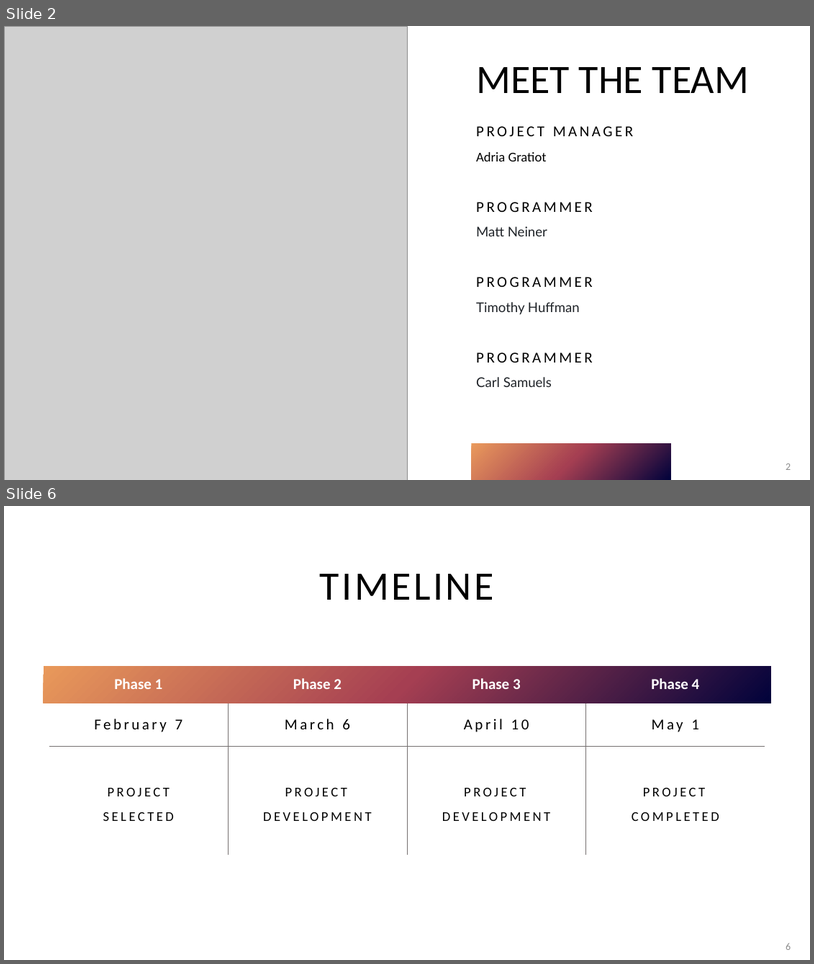
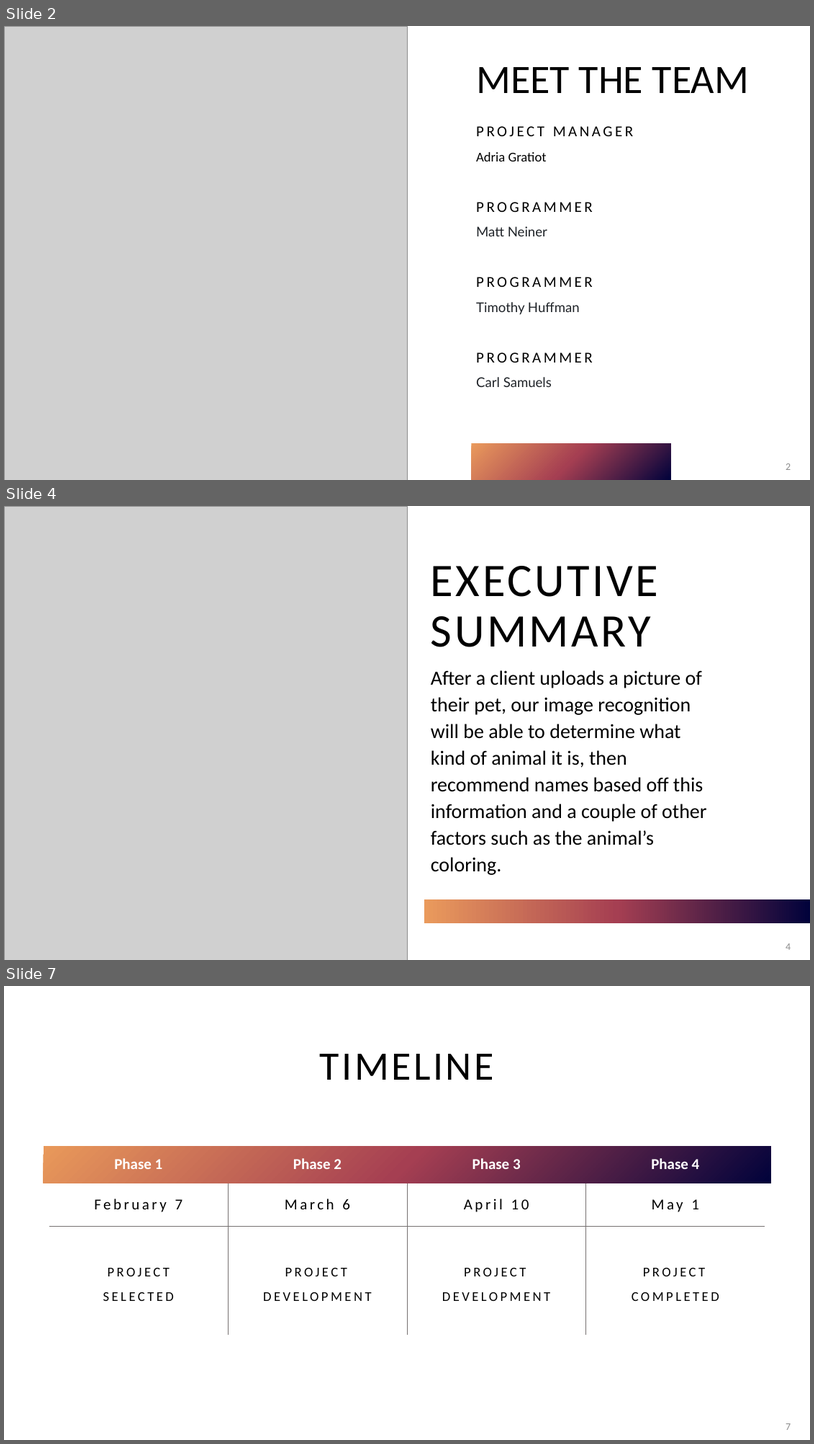
Before and after one commit to adriaonline/CPT200SP24-Team1, a slide deck: Phase 1 - Presentation.pptx. Shown one above the other, each under a label of ours: slides 2 and 6 before the commit, slides 2, 4 and 7 after it; the slides between them are not shown. The pictures are 814x964 and 814x1444 pixels, drawn with LibreOffice and Linux fonts; fonts in the diff are those of the drawing; grey boxes stand for pictures. Boxes give left, top, right and bottom in pixels: in the first picture for what was removed or moved away, otherwise in the second. Text is boxed around its words. In the diff, an @@ line names an element or a change of style, - is before the commit and + after.

```diff
--- a/Phase 1 - Presentation.pptx
+++ b/Phase 1 - Presentation.pptx
@@ slide 4 added at <box>4,506,810,960</box>, background #FFFFFF @@
@@ picture added at <box>4,506,407,960</box> @@
@@ text added at <box>431,566,658,647</box>, 55.5 pt, text #000000 @@
+EXECUTIVE SUMMARY
@@ text added at <box>431,670,707,875</box>, 24 pt, text #000000 @@
+After a client uploads a picture of their pet, our image recognition will be able to determine what kind of animal it is, then recommend names based off this information and a couple of other factors such as the animal’s coloring.
@@ rectangle added at <box>425,899,810,924</box>, fill gradient #01023B to #A53F52 to #EA9A5C @@
@@ page number added at <box>786,943,791,950</box>, 12 pt, text #8C8C8C @@
+4
@@ what was slide 6 is now slide 7 @@
@@ page number at <box>786,1423,791,1430</box>: text changed @@
-6
+7
```
Also in this commit, not shown: 3 slides changed, 1 other slide added, 5 slides removed, 2 other files.
